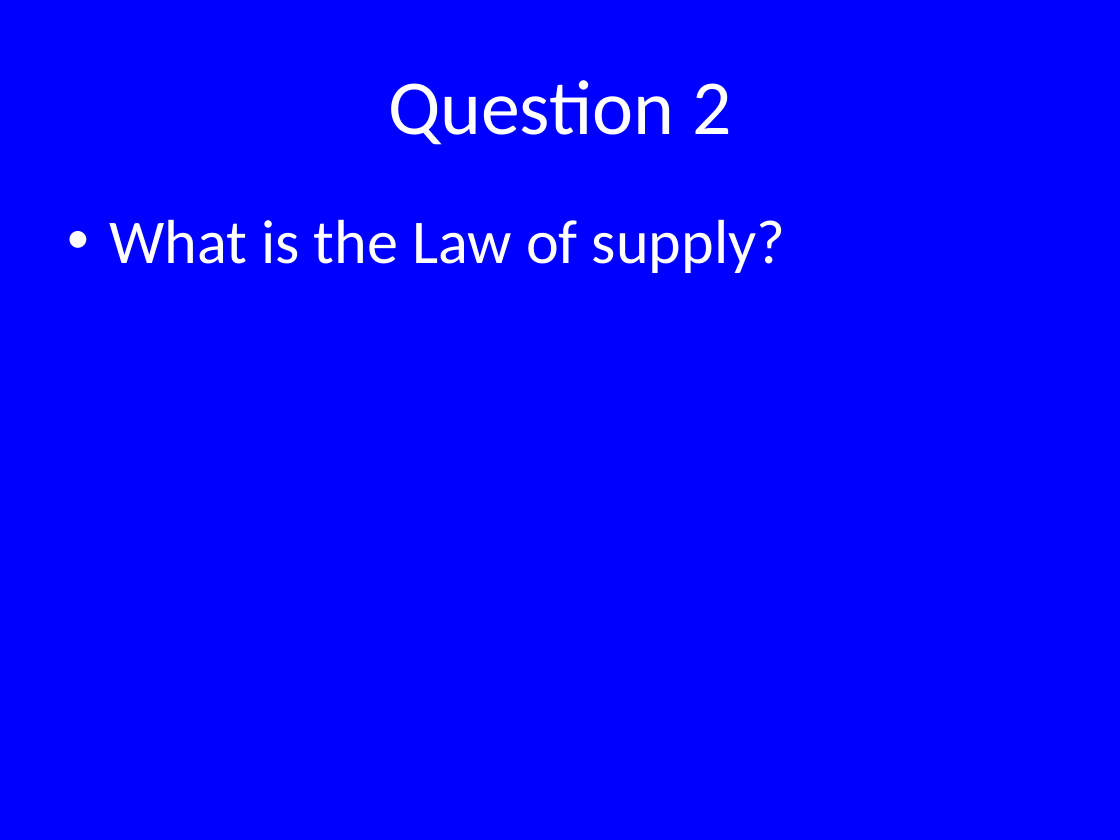
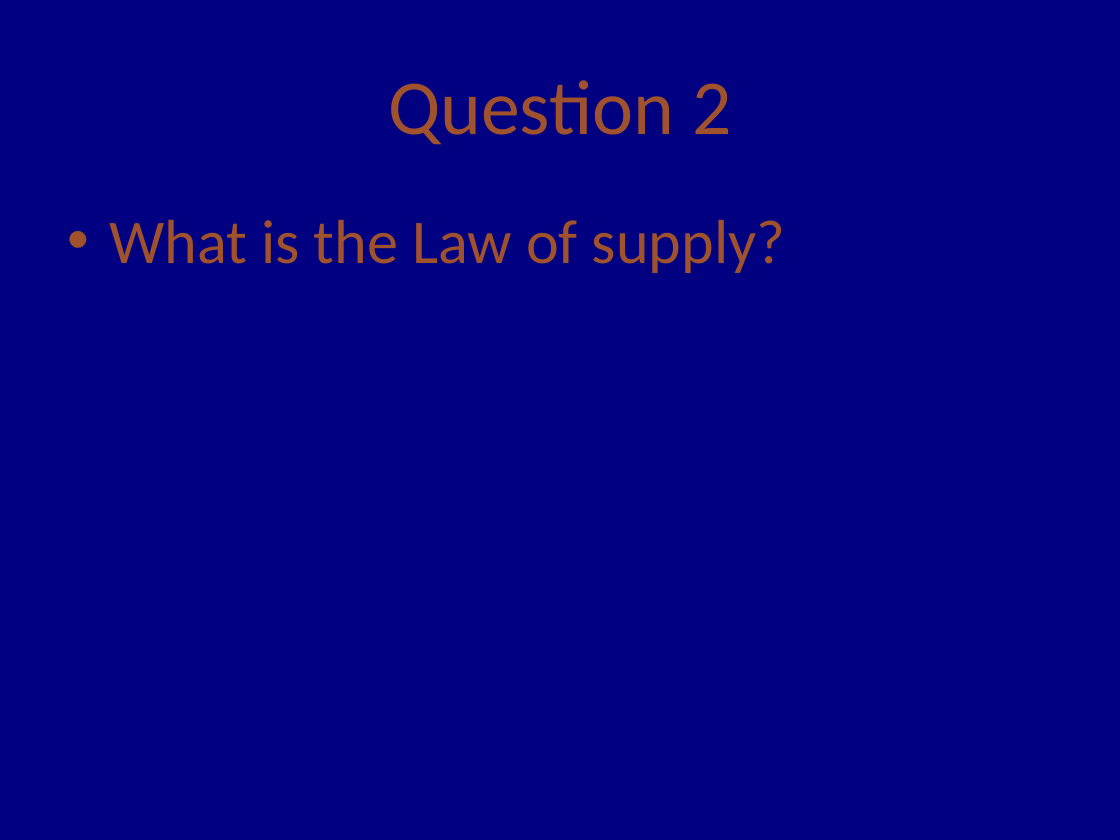
Before and after one commit to zhixiangteoh/tP, a slide deck: slide 4 of pptx/Micro-Economics.pptx. Drawn at 1120x840 pixels with LibreOffice and Linux fonts; fonts in the diff are those of the drawing. Boxes give left, top, right and bottom in pixels: in the first picture for what was removed or moved away, otherwise in the second. Text is boxed around its words. In the diff, an @@ line names an element or a change of style, - is before the commit and + after.

```diff
--- a/pptx/Micro-Economics.pptx
+++ b/pptx/Micro-Economics.pptx
@@ background #0000FF to #000080 @@
@@ title "Question 2" at box(388, 80, 731, 145): text colour #FFFFFF to #A0522D @@
@@ text "What is the Law of ..." at box(109, 220, 785, 273): text colour #FFFFFF to #A0522D @@
```
Also in this commit, not shown: 10 other slides changed, 3 other files.
